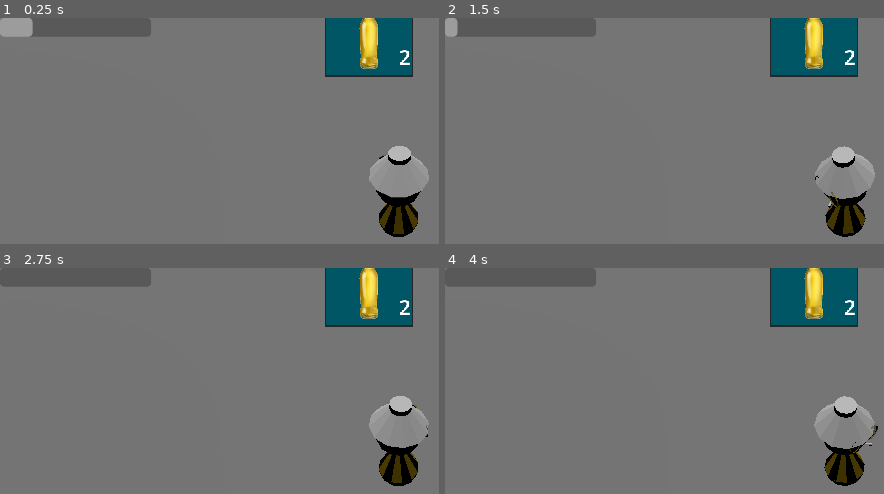
Above: before the commit, frames 1-4 (two rows, left to right).
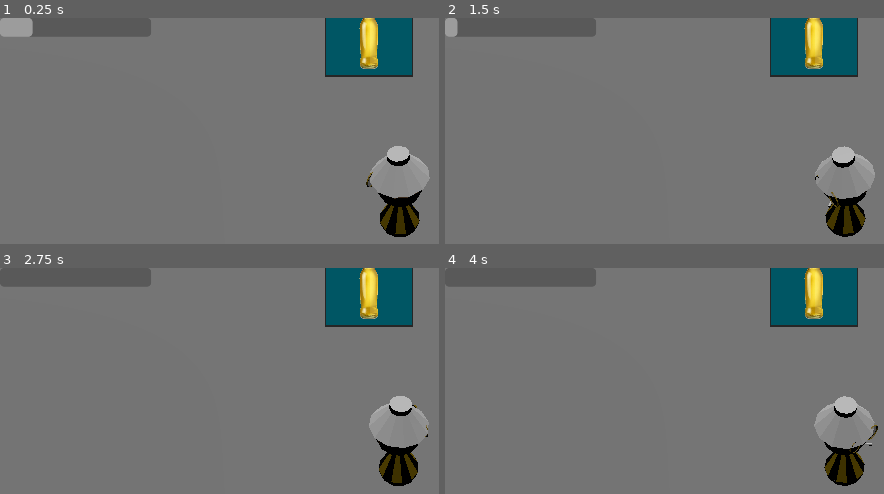
Above: after the commit, the same moments.

Repository: dueip/2024f_gamejam_misis
Game: Godot game, scene res://test_room.tscn
Two runs of this game, one before a commit and one after it. Both use one fixed random seed, a clock stepped at 60 frames per second and the inputs below.
Inputs (mouse positions are in pixels of both pictures, inside the frame that each line leads up to):
- Up to frame 1 (0.25 s): no input
- Up to frame 2 (1.5 s): tap Enter at 0.5 s; move the mouse to (outside the picture) at 0.52 s; hold D (character_right) 0.53-1.28 s; tap E (character_drop_item, bound only after the commit) at 0.6 s; click (outside the picture) at 0.67 s; tap Q (character_use_item, bound only after the commit) at 0.8, 1.35 s; tap Space (character_dash) at 1.25 s; move the mouse to (outside the picture) at 1.27 s; hold S (character_back) from 1.28 s (still down); click (outside the picture) at 1.42 s
- Up to frame 3 (2.75 s): tap E (character_drop_item, bound only after the commit) at 1.55 s; move the mouse to (outside the picture) at 2.02 s; release S (character_back) at 2.03 s; hold D (character_right) from 2.03 s (still down); tap Space (character_dash) at 2.1 s; click (outside the picture) at 2.17 s; tap Q (character_use_item, bound only after the commit) at 2.3 s
- Up to frame 4 (4 s): tap Enter at 2.75 s; move the mouse to (outside the picture) at 2.77 s; release D (character_right) at 2.78 s; hold W (character_up) 2.78-3.53 s; tap Shift (character_run) at 2.85 s; click (outside the picture) at 2.92 s; tap E (character_drop_item, bound only after the commit) at 3.05, 3.6 s; tap Space (character_dash) at 3.5 s; move the mouse to (outside the picture) at 3.52 s; hold A (character_left) from 3.53 s (still down); click (outside the picture) at 3.67 s; tap Q (character_use_item, bound only after the commit) at 3.8 s

The runs differ from the first frame. In frame 1, 0.6% of the frame differs, in the area x 83-98%, y 14-97%; in frame 2, less than 0.1%; in frame 3, less than 0.1%; in frame 4, less than 0.1%.
Error after the commit: Invalid access to property or key 'inventory' on a base object of type 'Nil'. (res://character.gd:75)

Commit message:
proccess input for inventory

Diff:
--- a/character.gd
+++ b/character.gd
@@ -20,6 +20,8 @@
 var stamina_lose: StaminaLoseResource
 @export
 var mouse_sens: float = 0.05
+@export
+var stats: CharacterStats
 
 
 var current_minigame_focused: Minigame = null
@@ -41,7 +43,6 @@
 var running_mult: float = 1
 
 
-var point_to_look_at : Vector3 = Vector3(0,0,1000)
 
 var slow_down_value_percents: float = 0
 
@@ -71,6 +72,7 @@
 	# var minigames: Minigame = get_tree().find_
 	seed("Byeworld".hash())
 	Input.warp_mouse(Vector2(self.position.x, self.position.y))
+	stats.inventory.updated_slot.connect(_on_item_used)
 	#Input.set_mouse_mode(Input.MOUSE_MODE_CONFINED_HIDDEN)
 
 func handle_minigame_input(input_event: InputEventKey):
@@ -94,12 +96,13 @@
 	if event is InputEventMouseButton:
 		if event.button_index == MOUSE_BUTTON_LEFT && current_minigame_focused:
 			current_minigame_focused.startGame()
-	if event is InputEventMouse:
-		var camera = get_viewport().get_camera_3d()
-		point_to_look_at=calculatePositionToLookAt(get_viewport().get_mouse_position(), self.position, camera)
+
+	if Input.is_action_just_pressed("character_use_item") or Input.is_action_just_pressed("character_drop_item"):
+		print("trying")
+		stats.inventory.use_index(0)
 
 func _process(delta):
-	$Body.look_at(point_to_look_at)
+	$Body.look_at(calculatePositionToLookAt(get_viewport().get_mouse_position(), self.position, get_viewport().get_camera_3d()))
 	$Body.rotate_y(deg_to_rad(180))
 
 	if is_in_minigame:
@@ -157,3 +160,18 @@
 
 	current_minigame = null
 	is_in_minigame = false
+
+func _on_item_used(action : String,item_name : String):
+	if (action!="use"):
+		return
+	if !Input.is_action_just_pressed("character_use_item"):
+		return
+	if item_name=="Сидр":
+		stats.up_booze()
+		stats.stamina.gain(30)
+	if item_name=="Вейп":
+		stats.up_smoke()
+		stats.stamina.gain(30)
+	if item_name=="Кофе":
+		stats.down_booze()
+		stats.stamina.gain(50)
--- a/character_stats.gd
+++ b/character_stats.gd
@@ -8,9 +8,15 @@
 @export var money : int = 200
 @export var score : int = 0
 @export var score_multiplyer : float = 1
+@export var booze_lvl : int =0
+@export var smoke_lvl : int =0
+
 
 signal changed_stats
 signal changed_stat(stat : String)
+
+#static func get_global_stats() -> CharacterStats:
+#	return preload("res://global_char_stats.tres")
 
 func add_money(amount: int): #amount must be >=0
 	money+=amount
@@ -28,6 +34,8 @@
 		return false
 
 func change_score(amount : int): #amount could be <0
+	if score/1000 > (score+amount*score_multiplyer)/1000:
+		inventory.add(InvItem.get_item("grade_book"))
 	score+=amount*score_multiplyer
 	emit_signal("changed_stats")
 	emit_signal("changed_stat", "score")
@@ -40,7 +48,33 @@
 
 
 func lose_live() -> bool :
-	lives-=1
+	if (lives>0):
+		lives-=1
 	emit_signal("changed_stats")
 	emit_signal("changed_stat", "lives")
-	return lives==0
+	return lives<=0
+
+
+func up_booze() -> bool:
+	booze_lvl+=1
+	emit_signal("changed_stats")
+	emit_signal("changed_stat", "booze_lvl")
+	return booze_lvl>=4
+
+func down_booze():
+	if (booze_lvl>0):
+		booze_lvl-=1
+	emit_signal("changed_stats")
+	emit_signal("changed_stat", "booze_lvl")
+
+func up_smoke() -> bool:
+	smoke_lvl+=1
+	emit_signal("changed_stats")
+	emit_signal("changed_stat", "smoke_lvl")
+	return smoke_lvl>=4
+
+func down_smoke()  :
+	if (smoke_lvl>0):
+		smoke_lvl-=1
+	emit_signal("changed_stats")
+	emit_signal("changed_stat", "smoke_lvl")
--- /dev/null
+++ b/global_char_stats.tres
@@ -0,0 +1,16 @@
+[gd_resource type="Resource" script_class="CharacterStats" load_steps=4 format=3 uid="uid://ue0kd3fugfii"]
+
+[ext_resource type="Script" path="res://character_stats.gd" id="1_f3ujg"]
+[ext_resource type="Resource" uid="uid://dcwansgtieuqh" path="res://inventory/global_inventory.tres" id="1_gyrqh"]
+[ext_resource type="Resource" uid="uid://12cfv8iouicg" path="res://stamina_resource.tres" id="3_7b02x"]
+
+[resource]
+script = ExtResource("1_f3ujg")
+inventory = ExtResource("1_gyrqh")
+stamina = ExtResource("3_7b02x")
+lives = 3
+money = 200
+score = 0
+score_multiplyer = 1.0
+booze_lvl = 0
+smoke_lvl = 0
--- a/inventory/global_inventory.tres
+++ b/inventory/global_inventory.tres
@@ -1,19 +1,23 @@
 [gd_resource type="Resource" script_class="Inv" load_steps=7 format=3 uid="uid://dcwansgtieuqh"]
 
 [ext_resource type="Script" path="res://inventory/inv.gd" id="1_aofla"]
-[ext_resource type="Resource" path="res://inventory/items/grade_book.tres" id="2_7ijxr"]
-[ext_resource type="Resource" path="res://inventory/items/cider.tres" id="2_jjs0e"]
+[ext_resource type="Resource" uid="uid://byy7884fyuuae" path="res://inventory/items/grade_book.tres" id="2_7ijxr"]
+[ext_resource type="Resource" uid="uid://cil8tk8yj7vng" path="res://inventory/items/cider.tres" id="2_jjs0e"]
 [ext_resource type="Script" path="res://inventory/inv_slot.gd" id="2_ypycj"]
 
 [sub_resource type="Resource" id="Resource_s1n2m"]
 script = ExtResource("2_ypycj")
 item = ExtResource("2_jjs0e")
-amount = 2
+amount = 1
+clear_if_empty = true
+capacity = 1
 
 [sub_resource type="Resource" id="Resource_ont0s"]
 script = ExtResource("2_ypycj")
 item = ExtResource("2_7ijxr")
 amount = 0
+clear_if_empty = false
+capacity = 3
 
 [resource]
 script = ExtResource("1_aofla")
--- a/inventory/inv.gd
+++ b/inventory/inv.gd
@@ -49,9 +49,9 @@
 	if slots[index].amount<=0:
 		emit_signal("failed_update_slot","use")
 		return false
-
+	slots[index].amount-=1
 	emit_signal("updated_slot", "use", slots[index].item.name)
 	emit_signal("updated")
-	slots[index].amount-=1
+
 
 	return true
--- a/project.godot
+++ b/project.godot
@@ -12,7 +12,7 @@
 
 config/name="misis_gamejam_2024f"
 run/main_scene="res://test_room.tscn"
-config/features=PackedStringArray("4.1", "Forward Plus")
+config/features=PackedStringArray("4.2", "Forward Plus")
 config/icon="res://icon.svg"
 
 [input]
@@ -47,3 +47,13 @@
 "events": [Object(InputEventKey,"resource_local_to_scene":false,"resource_name":"","device":-1,"window_id":0,"alt_press …(182 unchanged characters)…
 ]
 }
+character_use_item={
+"deadzone": 0.5,
+"events": [null, Object(InputEventKey,"resource_local_to_scene":false,"resource_name":"","device":-1,"window_id":0,"alt_pressed":false,"shift_pressed":false,"ctrl_pressed":false,"meta_pressed":false,"pressed":false,"keycode":0,"physical_keycode":81,"key_label":0,"unicode":113,"echo":false,"script":null)
+]
+}
+character_drop_item={
+"deadzone": 0.5,
+"events": [Object(InputEventKey,"resource_local_to_scene":false,"resource_name":"","device":-1,"window_id":0,"alt_pressed":false,"shift_pressed":false,"ctrl_pressed":false,"meta_pressed":false,"pressed":false,"keycode":0,"physical_keycode":69,"key_label":0,"unicode":101,"echo":false,"script":null)
+]
+}
